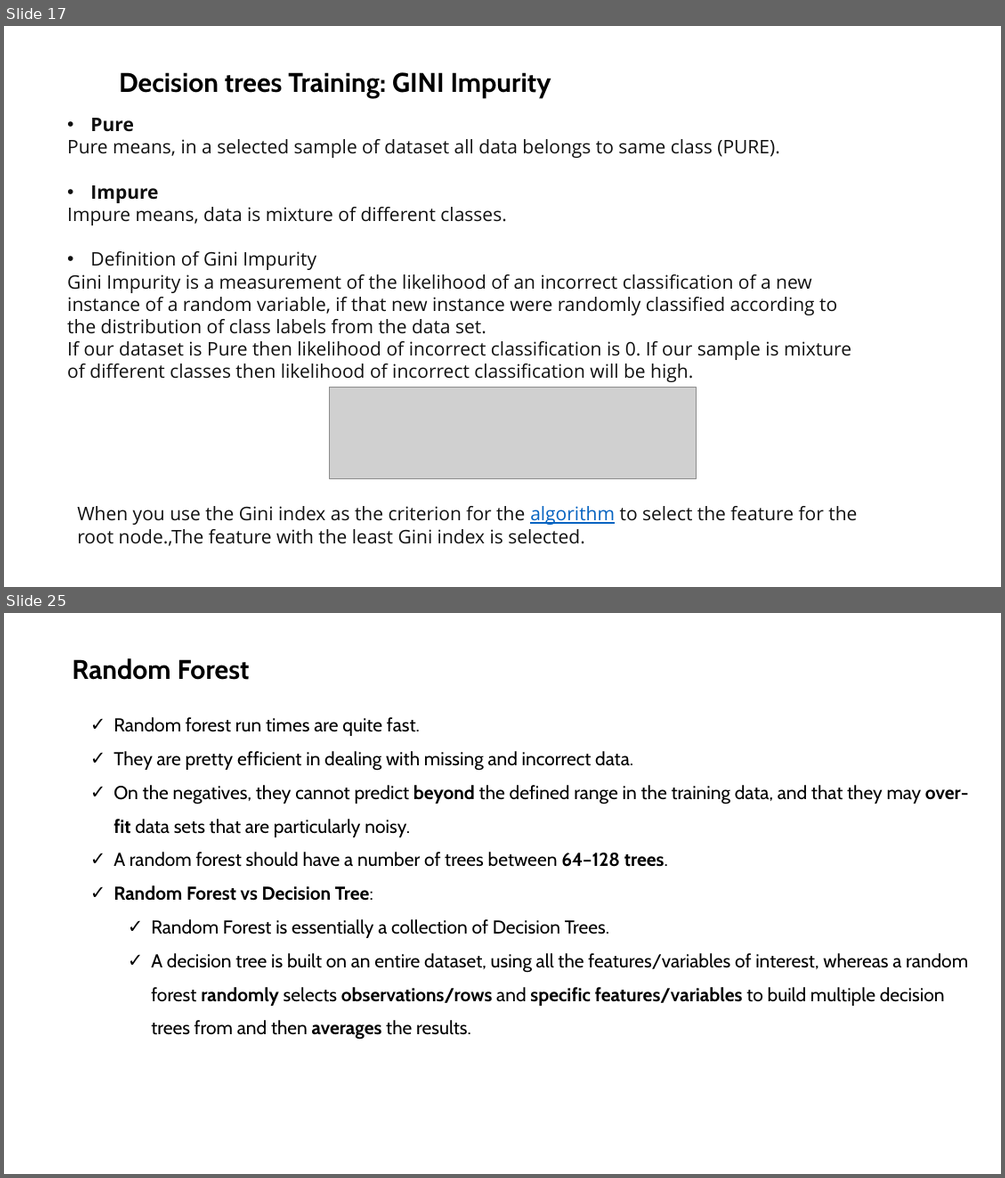
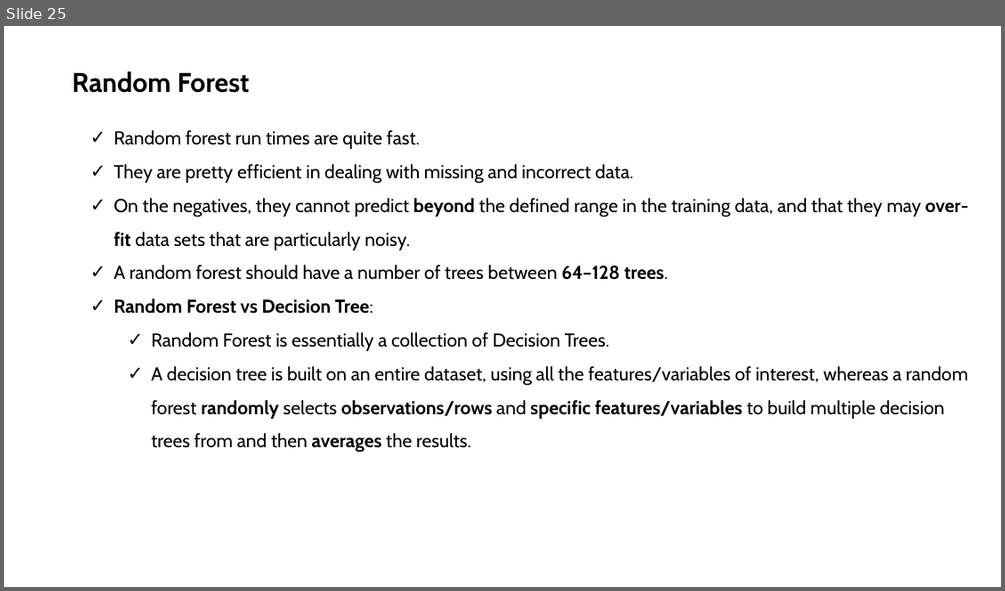
Before and after one commit to neural1977/data_science_interview_material, a slide deck: Machine_Learning/Machine Learning Alberi di Decisione e Random Forest_ita.pptx. Shown one above the other, each under a label of ours: slides 17 and 25 before the commit, slide 25 after it; the slides between them are not shown. The pictures are 1005x1178 and 1005x591 pixels, drawn with LibreOffice and Linux fonts; fonts in the diff are those of the drawing; grey boxes stand for pictures. Boxes give left, top, right and bottom in pixels: in the first picture for what was removed or moved away, otherwise in the second. Text is boxed around its words. In the diff, an @@ line names an element or a change of style, - is before the commit and + after.

```diff
--- a/Machine_Learning/Machine Learning Alberi di Decisione e Random Forest_ita.pptx
+++ b/Machine_Learning/Machine Learning Alberi di Decisione e Random Forest_ita.pptx
@@ slide 17 removed at [4,26,1001,587], background #FFFFFF @@
@@ text removed at [119,72,551,98] @@
-Decision trees Training: GINI Impurity
@@ text removed at [67,118,851,382] @@
-• Pure
-Pure means, in a selected sample of dataset all data belongs to same class (PURE).
-• Impure
-Impure means, data is mixture of different classes.
-• Definition of Gini Impurity
-Gini Impurity is a measurement of the likelihood of an incorrect classification of a new instance of a random variable, if that new instance were randomly classified according to the distribution of class labels from the data set.
-If our dataset is Pure then likelihood of incorrect classification is 0. If our sample is mixture of different classes then likelihood of incorrect classification will be high.
@@ picture removed at [329,387,696,478] @@
@@ text removed at [77,506,857,546] @@
-When you use the Gini index as the criterion for the algorithm to select the feature for the root node.,The feature with the least Gini index is selected.
```
Also in this commit, not shown: 4 slides changed, 7 slides added, 6 other slides removed.
